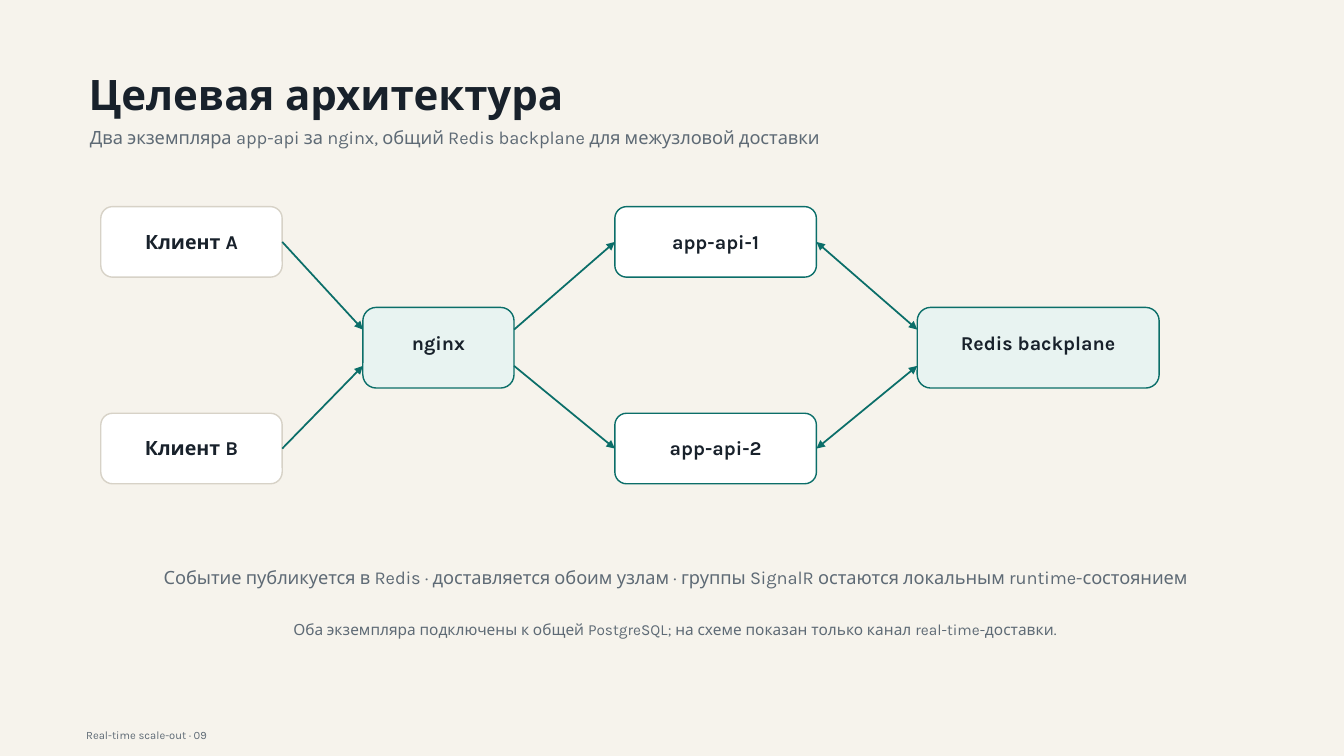
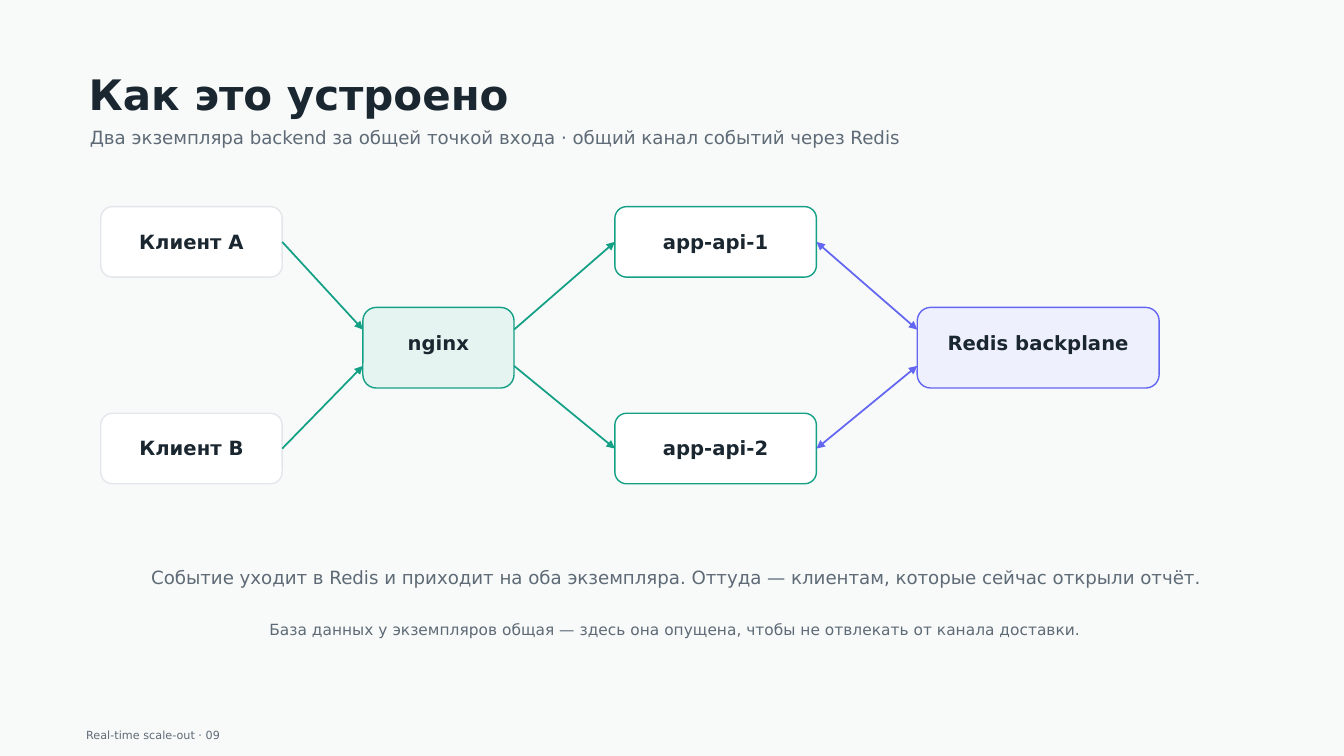
Before and after one commit to gently-whitesnow/final-qualifying-work, a slide deck: slide 9 of build/pptx/vkr-defense-draft.pptx. Drawn at 1344x756 pixels with LibreOffice and Linux fonts; fonts in the diff are those of the drawing. Boxes give left, top, right and bottom in pixels: in the first picture for what was removed or moved away, otherwise in the second. Text is boxed around its words. In the diff, an @@ line names an element or a change of style, - is before the commit and + after.

```diff
--- a/build/pptx/vkr-defense-draft.pptx
+++ b/build/pptx/vkr-defense-draft.pptx
@@ background #F6F3EC to #F8FAFA @@
@@ text at (89,79,509,119): text changed; font Karla to DejaVu Sans; text colour #18212B to #1A2730 @@
-Целевая архитектура
+Как это устроено
@@ text at (90,130,899,148): text changed; font Karla to DejaVu Sans @@
-Два экземпляра app-api за nginx, общий Redis backplane для межузловой доставки
+Два экземпляра backend за общей точкой входа · общий канал событий через Redis
@@ rounded rectangle "Клиент A" at (101,207,282,277): font Karla to DejaVu Sans, text colour #18212B to #1A2730; outline #D7D2C7 1 pt to #E3E7EB 1 pt @@
@@ rounded rectangle "app-api-1" at (615,207,817,277): font Karla to DejaVu Sans, text colour #18212B to #1A2730; outline #0B6E69 1 pt to #14A085 1 pt @@
@@ arrow (282, 242) - (363, 330): stroke #0B6E69 1.25 pt to #14A085 1.25 pt @@
@@ arrow (514, 330) - (615, 242): stroke #0B6E69 1.25 pt to #14A085 1.25 pt @@
@@ double arrow (817, 242) - (918, 330): stroke #0B6E69 1.25 pt to #6366F1 1.25 pt @@
@@ rounded rectangle "nginx" at (363,308,514,388): font Karla to DejaVu Sans, text colour #18212B to #1A2730; fill #E8F3F1 to #E6F4F1; outline #0B6E69 1 pt to #14A085 1 pt @@
@@ rounded rectangle "Redis backplane" at (918,308,1159,388): font Karla to DejaVu Sans, text colour #18212B to #1A2730; fill #E8F3F1 to #EEF0FE; outline #0B6E69 1 pt to #6366F1 1 pt @@
@@ arrow (282, 449) - (363, 366): stroke #0B6E69 1.25 pt to #14A085 1.25 pt @@
@@ arrow (514, 366) - (615, 449): stroke #0B6E69 1.25 pt to #14A085 1.25 pt @@
@@ double arrow (817, 449) - (918, 366): stroke #0B6E69 1.25 pt to #6366F1 1.25 pt @@
@@ rounded rectangle "Клиент B" at (101,413,282,484): font Karla to DejaVu Sans, text colour #18212B to #1A2730; outline #D7D2C7 1 pt to #E3E7EB 1 pt @@
@@ rounded rectangle "app-api-2" at (615,413,817,484): font Karla to DejaVu Sans, text colour #18212B to #1A2730; outline #0B6E69 1 pt to #14A085 1 pt @@
@@ text at (151,570,1200,588): text changed; font Karla to DejaVu Sans @@
-Событие публикуется в Redis · доставляется обоим узлам · группы SignalR остаются локальным runtime-состоянием
+Событие уходит в Redis и приходит на оба экземпляра. Оттуда — клиентам, которые сейчас открыли отчёт.
@@ text at (269,623,1079,638): text changed; font Karla to DejaVu Sans @@
-Оба экземпляра подключены к общей PostgreSQL; на схеме показан только канал real-time-доставки.
+База данных у экземпляров общая — здесь она опущена, чтобы не отвлекать от канала доставки.
@@ text "Real-time scale-out · 09" at (86,731,220,739): font Karla to DejaVu Sans @@
```
Also in this commit, not shown: 6 other slides changed, 11 slides added, 8 slides removed, 31 other files.
